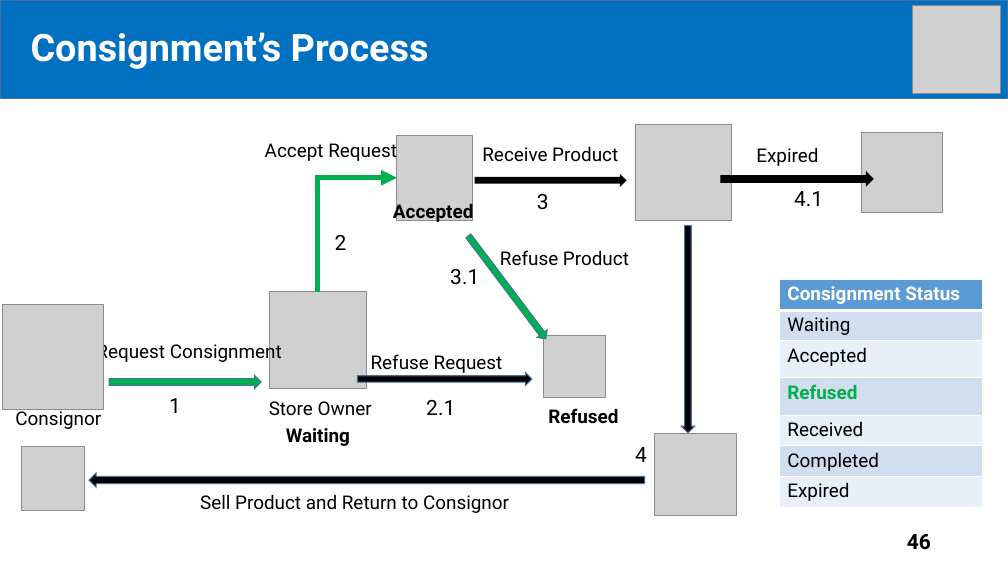
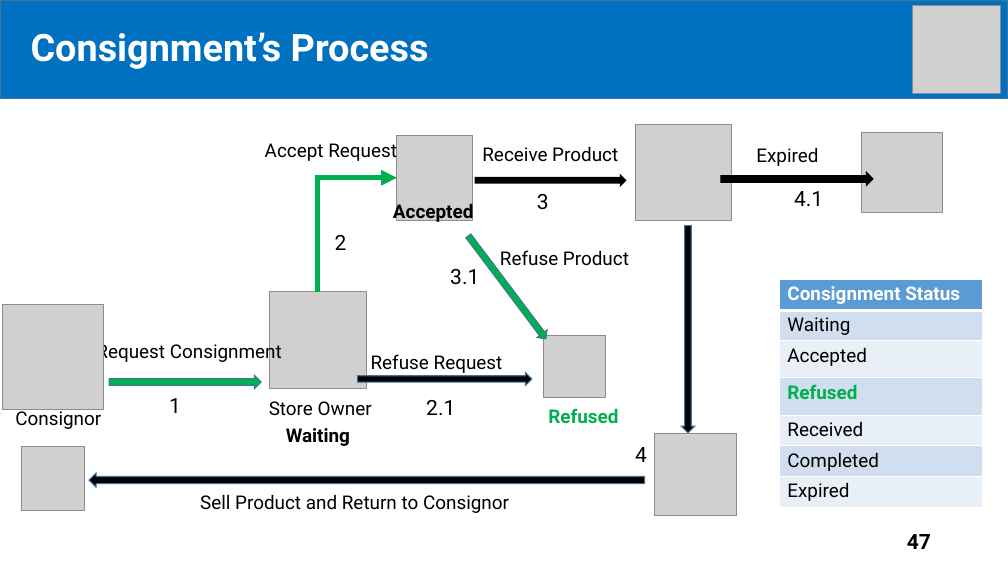
Before and after one commit to tiendan3108/CP, a slide deck: slide 47 of Source/Presentation/PreFinalPresentation.pptx (slide 46 before the commit). Drawn at 1008x567 pixels with LibreOffice and Linux fonts; fonts in the diff are those of the drawing; grey boxes stand for pictures. Boxes give left, top, right and bottom in pixels: in the first picture for what was removed or moved away, otherwise in the second. Text is boxed around its words. In the diff, an @@ line names an element or a change of style, - is before the commit and + after.

Commit message:
update

```diff
--- a/Source/Presentation/PreFinalPresentation.pptx
+++ b/Source/Presentation/PreFinalPresentation.pptx
@@ text "Refused" at <box>548,408,618,424</box>: text colour #000000 to #00B050 @@
@@ page number at <box>907,534,931,549</box>: text changed @@
-46
+47
```
Also in this commit, not shown: 12 other slides changed, 1 slide added.
